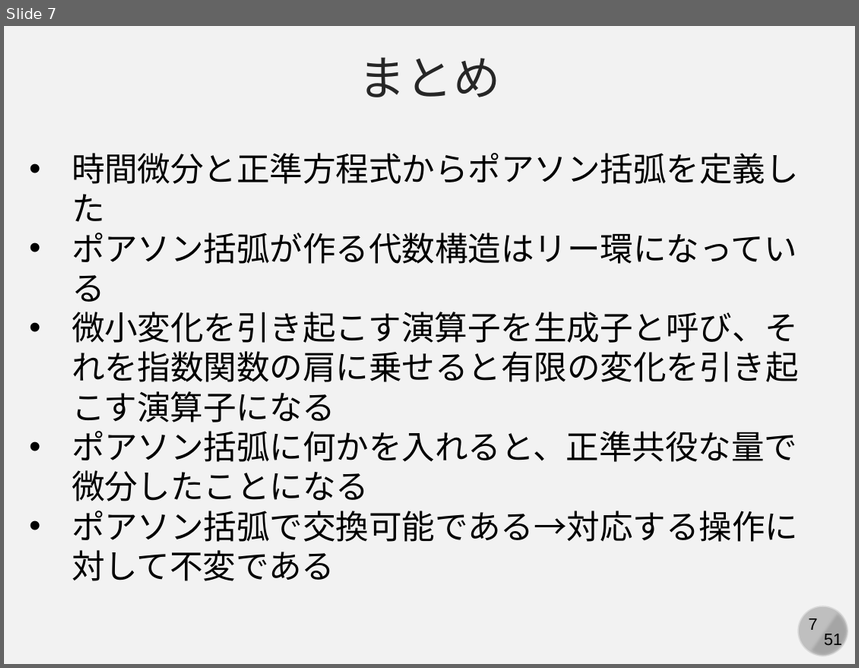
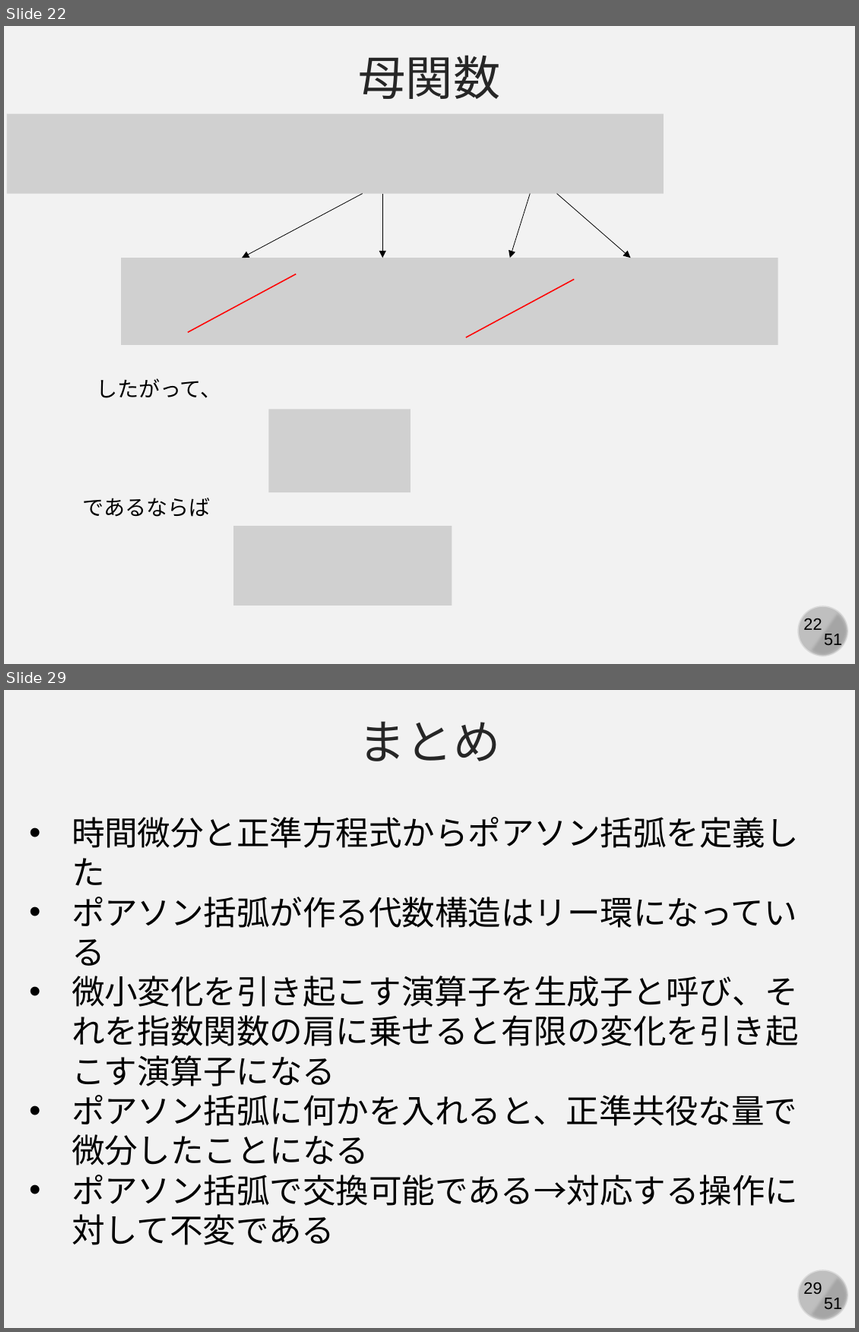
Before and after one commit to kaityo256/classical_mechanics, a slide deck: canonical_transformation/fig/slide.pptx. Shown one above the other, each under a label of ours: slide 7 before the commit, slides 22 and 29 after it; the slides between them are not shown. The pictures are 859x668 and 859x1332 pixels, drawn with LibreOffice and Linux fonts; fonts in the diff are those of the drawing; grey boxes stand for pictures. Boxes give left, top, right and bottom in pixels: in the first picture for what was removed or moved away, otherwise in the second. Text is boxed around its words. In the diff, an @@ line names an element or a change of style, - is before the commit and + after.

```diff
--- a/canonical_transformation/fig/slide.pptx
+++ b/canonical_transformation/fig/slide.pptx
@@ slide 22 added at (4,26,855,664), background #F2F2F2; not listed: 4 template elements that a slide beside it also shows @@
@@ text added at (359,55,501,99), 40 pt, text #262626 @@
+母関数
@@ picture added at (6,113,664,194) @@
@@ arrow added from (363, 194) to (243, 258), #000000 0.5 pt @@
@@ arrow added from (382, 194) to (382, 258), #000000 0.5 pt @@
@@ arrow added from (530, 194) to (509, 258), #000000 0.5 pt @@
@@ arrow added from (557, 194) to (630, 258), #000000 0.5 pt @@
@@ picture added at (122,258,778,345) @@
@@ line added from (188, 332) to (296, 275), #FF0000 1 pt @@
@@ line added from (466, 338) to (574, 280), #FF0000 1 pt @@
@@ text added at (96,379,221,398), 18 pt, text #000000 @@
+したがって、
@@ picture added at (268,409,411,493) @@
@@ text added at (83,498,211,517), 18 pt, text #000000 @@
+であるならば
@@ picture added at (234,527,452,607) @@
@@ what was slide 7 is now slide 29 @@
@@ page number at (804,1283,822,1294): text changed @@
-7
+29
```
Also in this commit, not shown: 1 slide changed, 21 other slides added, 1 other file.
